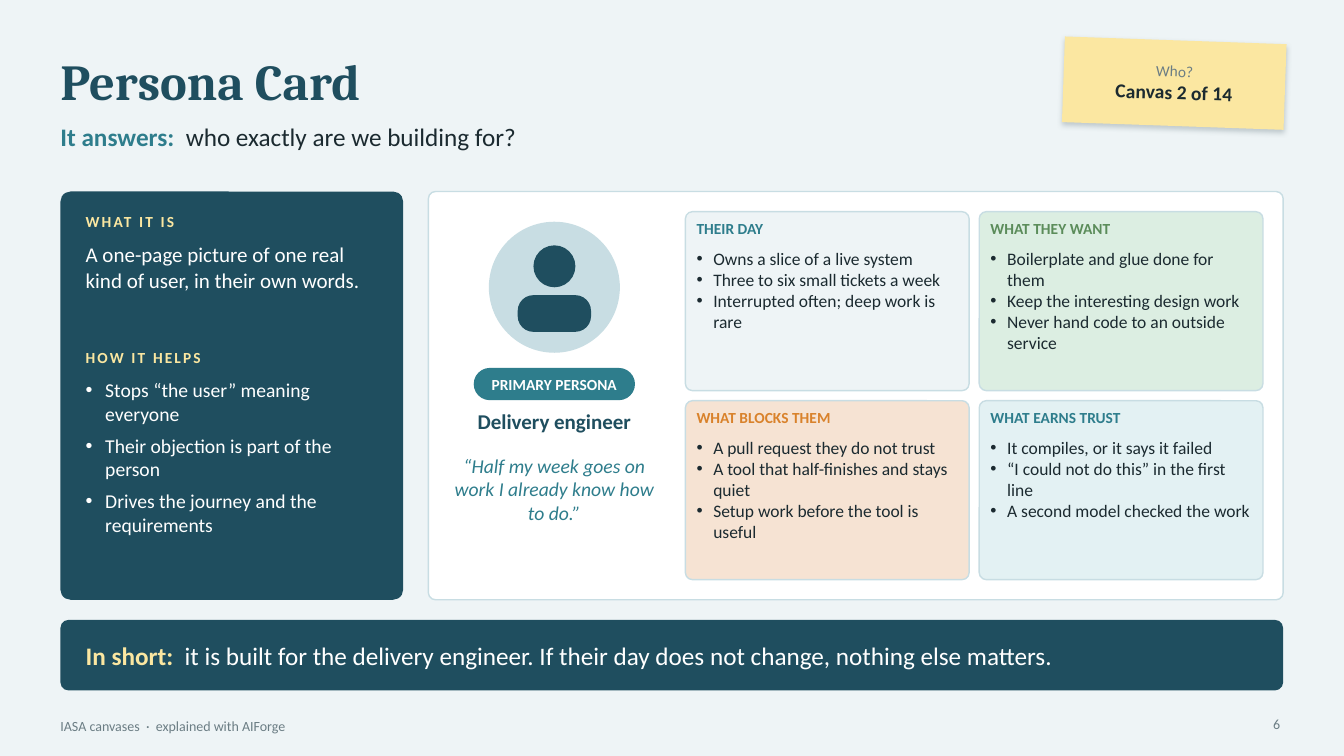
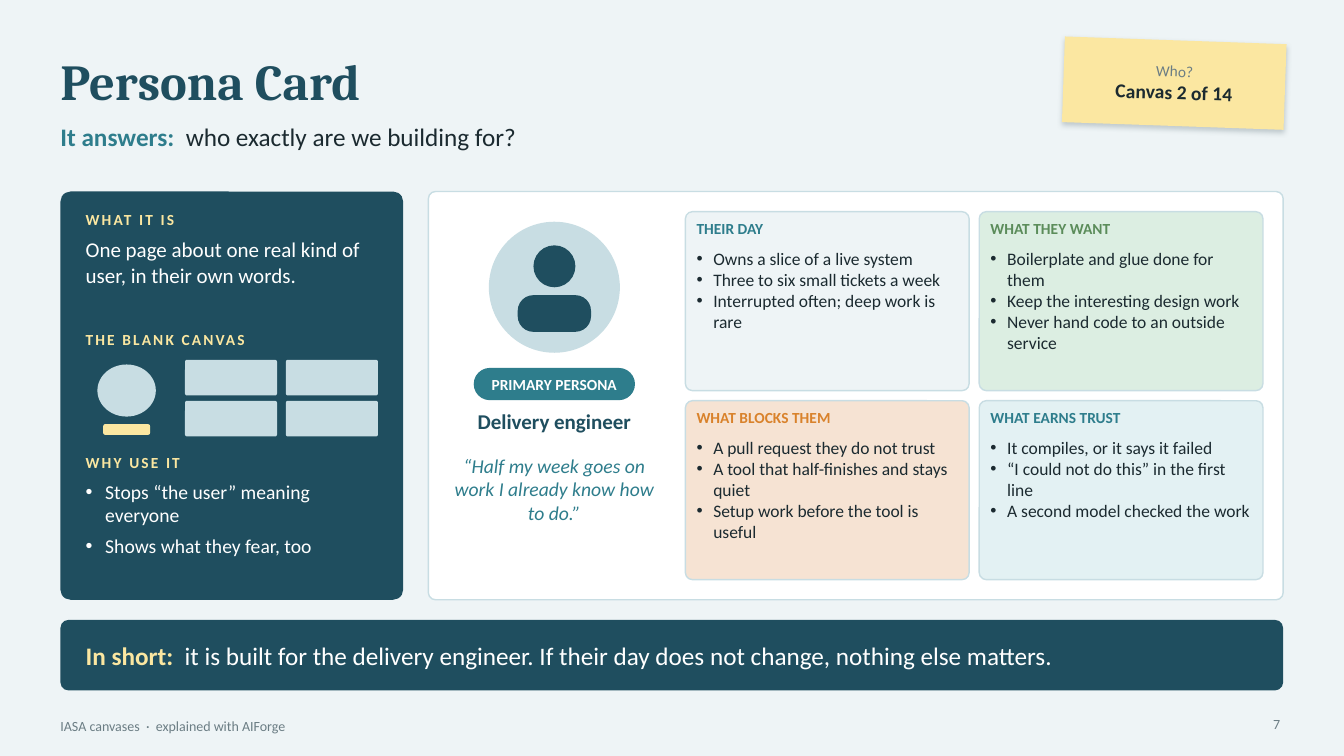
Before and after one commit to Manikanta-Reddy-Pasala/tools, a slide deck: slide 7 of course/iasa-aiforge/IASA-Canvases-with-AIForge.pptx (slide 6 before the commit). Drawn at 1344x756 pixels with LibreOffice and Linux fonts; fonts in the diff are those of the drawing. Boxes give left, top, right and bottom in pixels: in the first picture for what was removed or moved away, otherwise in the second. Text is boxed around its words. In the diff, an @@ line names an element or a change of style, - is before the commit and + after.

```diff
--- a/course/iasa-aiforge/IASA-Canvases-with-AIForge.pptx
+++ b/course/iasa-aiforge/IASA-Canvases-with-AIForge.pptx
@@ text "WHAT IT IS": place and size @@
-text "WHAT IT IS" at bbox=[86, 212, 378, 240]
+text "WHAT IT IS" at bbox=[86, 210, 378, 236]
@@ text at bbox=[86, 242, 359, 286]: text changed @@
-A one-page picture of one real kind of user, in their own words.
+One page about one real kind of user, in their own words.
@@ text removed at bbox=[86, 353, 201, 363] @@
-HOW IT HELPS
@@ text added at bbox=[86, 331, 378, 357], 11 pt, text #FBE7A1, bold @@
+THE BLANK CANVAS
@@ ellipse added at bbox=[98, 365, 156, 417], fill #C8DDE3 @@
@@ rounded rectangle added at bbox=[186, 360, 277, 395], fill #C8DDE3 @@
@@ rounded rectangle added at bbox=[286, 360, 378, 395], fill #C8DDE3 @@
@@ rounded rectangle added at bbox=[186, 401, 277, 437], fill #C8DDE3 @@
@@ rounded rectangle added at bbox=[286, 401, 378, 437], fill #C8DDE3 @@
@@ rounded rectangle added at bbox=[103, 424, 149, 436], fill #FBE7A1 @@
@@ text added at bbox=[86, 458, 180, 468], 11 pt, text #FBE7A1, bold @@
+WHY USE IT
@@ text "Stops “the user” meaning everyone": place and size @@
-text "Stops “the user” meaning everyone" at bbox=[105, 383, 332, 535]
+text "Stops “the user” meaning everyone" at bbox=[105, 485, 311, 556]
@@ text at bbox=[105, 485, 310, 525]: less space between paragraphs @@
@@ text at bbox=[105, 539, 311, 556]: text changed @@
-• Their objection is part of the person
-• Drives the journey and the requirements
+• Shows what they fear, too
@@ page number at bbox=[1273, 720, 1280, 729]: text changed @@
-6
+7
```
Also in this commit, not shown: 15 other slides changed, 1 slide added, 3 other files.
